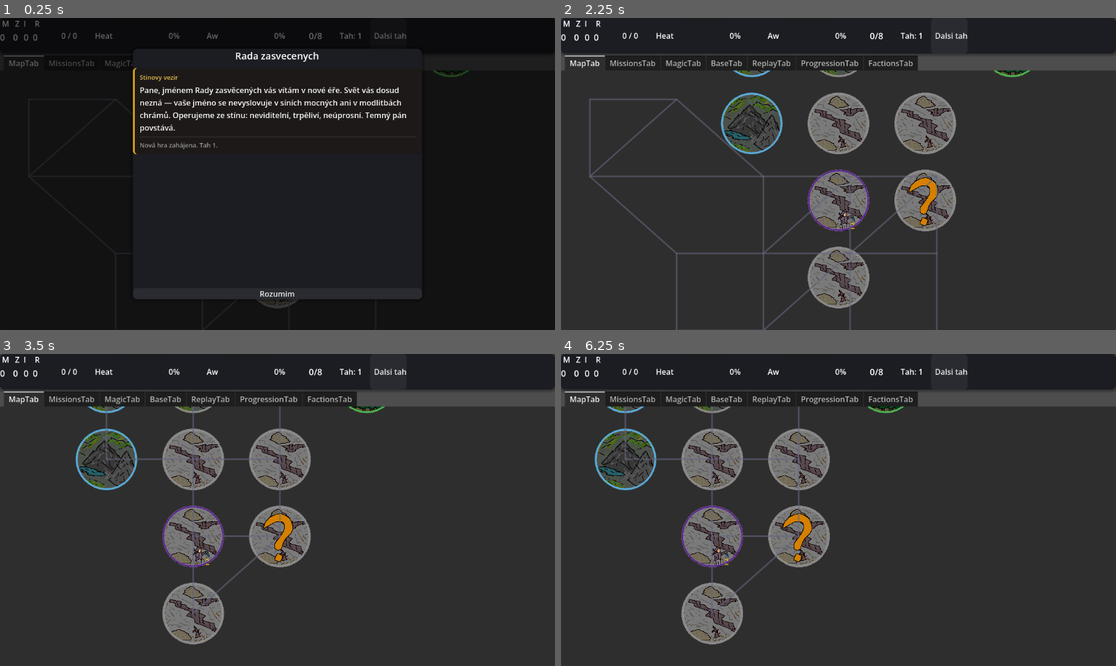
Above: before the commit, frames 1-4 (two rows, left to right).
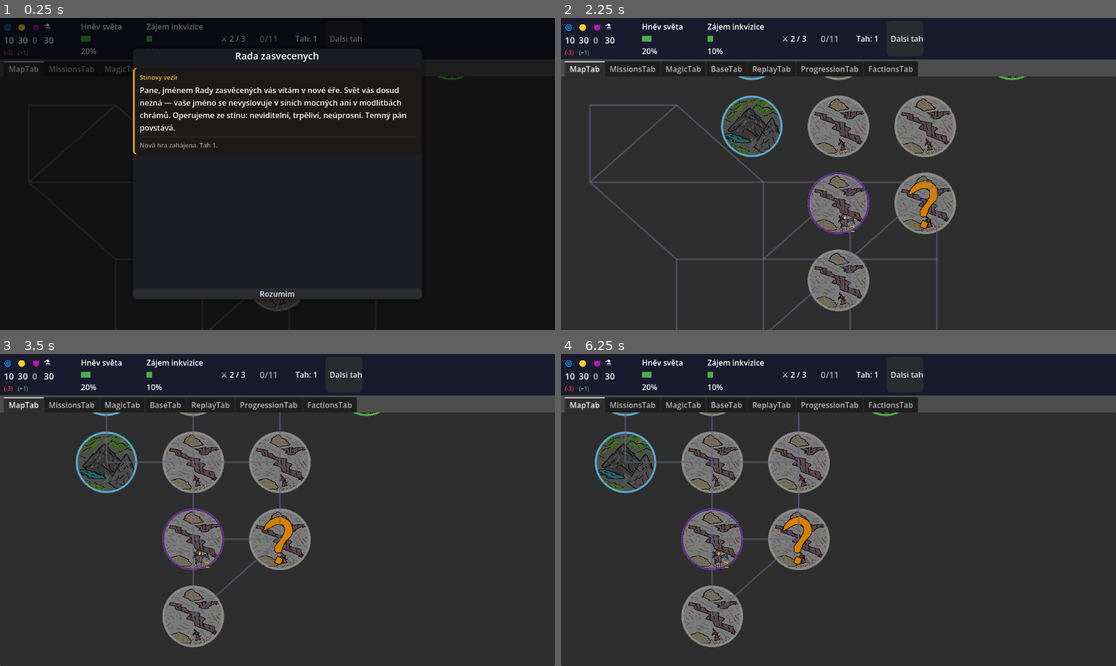
Above: after the commit, the same moments.

Repository: HannibalCZ/dark-lord
Game: Godot game, scene res://scenes/Main.tscn
The game is run twice, just before and just after one commit, with the same random seed, the same clock (stepped at 60 frames per second) and the same inputs.
Inputs (mouse positions are in pixels of both pictures, inside the frame that each line leads up to):
- Up to frame 1 (0.25 s): no input
- Up to frame 2 (2.25 s): click "Dalsi tah" at 0.5 s; click (749, 46) at 1.27 s; click "Rozumim" at 2 s
- Up to frame 3 (3.5 s): tap Enter at 2.75 s; move the mouse to (399, 494) at 2.77 s; hold D from 2.78 s (still down)
- Up to frame 4 (6.25 s): move the mouse to (727, 525) at 3.52 s; release D at 3.53 s; hold S 3.53-4.28 s; move the mouse to (894, 441) at 4.27 s; hold D 4.28-5.03 s; move the mouse to (810, 572) at 5.02 s; hold W 5.03-5.78 s; move the mouse to (1005, 556) at 5.77 s; hold A from 5.78 s (still down)

The runs differ from the first frame. In frame 1, 1.3% of the frame differs, in the area x 0-85%, y 0-94%; in frame 2, 12%, in the area x 0-100%, y 0-100%; in frame 3, 10%; in frame 4, 10%.
Error before the commit: Parse Error: Identifier "TopBar" not declared in the current scope. (res://scripts/ui/TopBar.gd:43)

Commit message:
chore(v0.05): WIP snapshot — CLAUDE.md v18, TopBar UI, Balance explorer fix
Co-Authored-By: Claude Sonnet 4.6 <noreply@anthropic.com>

Diff:
--- a/scenes/ui/RegionTile.tscn
+++ b/scenes/ui/RegionTile.tscn
@@ -1,9 +1,10 @@
-[gd_scene load_steps=6 format=3 uid="uid://bwg2fwkr5ae6g"]
+[gd_scene load_steps=7 format=3 uid="uid://bwg2fwkr5ae6g"]
 
 [ext_resource type="Script" uid="uid://p224r28ko4ej" path="res://scripts/ui/RegionTile.gd" id="1_3b7ur"]
 [ext_resource type="Texture2D" uid="uid://kjln75mk5yg3" path="res://art/ui/corruption_overlay.png" id="2_jel24"]
 [ext_resource type="Texture2D" uid="uid://cyw6jwqalmni0" path="res://art/ui/tag.png" id="2_otno6"]
 [ext_resource type="Texture2D" uid="uid://dm681fk2jwqub" path="res://art/ui/secret.png" id="4_7kug1"]
+[ext_resource type="Texture2D" uid="uid://b62kvqxd4m20y" path="res://images/crest.png" id="5_5te6x"]
 [ext_resource type="Texture2D" uid="uid://bgfdu2fb83wwy" path="res://art/ui/orc_camp.png" id="5_jnrrv"]
 
 [node name="RegionTile" type="Control"]
@@ -123,14 +124,15 @@
 stretch_mode = 3
 
 [node name="OrgIcon" type="TextureRect" parent="Overlay"]
+visible = false
 layout_mode = 1
 offset_left = 2.0
 offset_top = 2.0
 offset_right = 26.0
 offset_bottom = 26.0
 mouse_filter = 2
+texture = ExtResource("5_5te6x")
 stretch_mode = 5
-visible = false
 
 [node name="LairIcon" type="TextureRect" parent="Overlay"]
 layout_mode = 1
--- a/scenes/ui/TopBar.tscn
+++ b/scenes/ui/TopBar.tscn
@@ -19,7 +19,7 @@
 [node name="Icon" type="Label" parent="HBoxContainer/Resources/ManaBlock"]
 layout_mode = 2
 theme_override_font_sizes/font_size = 16
-text = " M"
+text = "🌀"
 
 [node name="Value" type="Label" parent="HBoxContainer/Resources/ManaBlock"]
 layout_mode = 2
@@ -37,7 +37,7 @@
 [node name="Icon" type="Label" parent="HBoxContainer/Resources/ZlatoBlock"]
 layout_mode = 2
 theme_override_font_sizes/font_size = 16
-text = " Z"
+text = "🟡"
 
 [node name="Value" type="Label" parent="HBoxContainer/Resources/ZlatoBlock"]
 layout_mode = 2
@@ -55,7 +55,7 @@
 [node name="Icon" type="Label" parent="HBoxContainer/Resources/HanebnostBlock"]
 layout_mode = 2
 theme_override_font_sizes/font_size = 16
-text = "I"
+text = "😈"
 
 [node name="Value" type="Label" parent="HBoxContainer/Resources/HanebnostBlock"]
 layout_mode = 2
@@ -73,7 +73,7 @@
 [node name="Icon" type="Label" parent="HBoxContainer/Resources/VyzkumBlock"]
 layout_mode = 2
 theme_override_font_sizes/font_size = 16
-text = " R"
+text = "⚗️"
 
 [node name="Value" type="Label" parent="HBoxContainer/Resources/VyzkumBlock"]
 layout_mode = 2
@@ -86,6 +86,55 @@
 theme_override_font_sizes/font_size = 12
 
 [node name="VSeparator" type="VSeparator" parent="HBoxContainer"]
+modulate = Color(1, 0.239216, 1, 1)
+z_index = -1
+layout_mode = 2
+
+[node name="VSeparator2" type="VSeparator" parent="HBoxContainer"]
+layout_mode = 2
+
+[node name="HeatSection" type="VBoxContainer" parent="HBoxContainer"]
+layout_mode = 2
+theme_override_constants/separation = 8
+
+[node name="HeatIcon" type="Label" parent="HBoxContainer/HeatSection"]
+layout_mode = 2
+text = "Hněv světa"
+
+[node name="HeatBar" type="ProgressBar" parent="HBoxContainer/HeatSection"]
+custom_minimum_size = Vector2(100, 12)
+layout_mode = 2
+size_flags_horizontal = 3
+show_percentage = false
+
+[node name="HeatValue" type="Label" parent="HBoxContainer/HeatSection"]
+layout_mode = 2
+mouse_filter = 1
+text = "0%"
+
+[node name="VSeparator6" type="VSeparator" parent="HBoxContainer"]
+layout_mode = 2
+
+[node name="AwarenessSection" type="VBoxContainer" parent="HBoxContainer"]
+layout_mode = 2
+theme_override_constants/separation = 8
+
+[node name="AwarenessIcon" type="Label" parent="HBoxContainer/AwarenessSection"]
+layout_mode = 2
+text = "Zájem inkvizice"
+
+[node name="AwarenessBar" type="ProgressBar" parent="HBoxContainer/AwarenessSection"]
+custom_minimum_size = Vector2(100, 12)
+layout_mode = 2
+size_flags_horizontal = 3
+show_percentage = false
+
+[node name="AwarenessValue" type="Label" parent="HBoxContainer/AwarenessSection"]
+layout_mode = 2
+mouse_filter = 1
+text = "0%"
+
+[node name="VSeparator5" type="VSeparator" parent="HBoxContainer"]
 layout_mode = 2
 
 [node name="Units" type="HBoxContainer" parent="HBoxContainer"]
@@ -95,54 +144,6 @@
 [node name="UnitsLabel" type="Label" parent="HBoxContainer/Units"]
 layout_mode = 2
 text = "  0 / 0"
-
-[node name="VSeparator2" type="VSeparator" parent="HBoxContainer"]
-layout_mode = 2
-
-[node name="HeatSection" type="HBoxContainer" parent="HBoxContainer"]
-layout_mode = 2
-theme_override_constants/separation = 8
-
-[node name="HeatIcon" type="Label" parent="HBoxContainer/HeatSection"]
-layout_mode = 2
-text = "Heat"
-
-[node name="HeatBar" type="ProgressBar" parent="HBoxContainer/HeatSection"]
-custom_minimum_size = Vector2(100, 12)
-layout_mode = 2
-size_flags_horizontal = 3
-show_percentage = false
-
-[node name="HeatValue" type="Label" parent="HBoxContainer/HeatSection"]
-layout_mode = 2
-text = "0%"
-
-[node name="VSeparator3" type="VSeparator" parent="HBoxContainer"]
-layout_mode = 2
-
-[node name="VSeparator6" type="VSeparator" parent="HBoxContainer"]
-layout_mode = 2
-
-[node name="AwarenessSection" type="HBoxContainer" parent="HBoxContainer"]
-layout_mode = 2
-theme_override_constants/separation = 8
-
-[node name="AwarenessIcon" type="Label" parent="HBoxContainer/AwarenessSection"]
-layout_mode = 2
-text = "Aw"
-
-[node name="AwarenessBar" type="ProgressBar" parent="HBoxContainer/AwarenessSection"]
-custom_minimum_size = Vector2(100, 12)
-layout_mode = 2
-size_flags_horizontal = 3
-show_percentage = false
-
-[node name="AwarenessValue" type="Label" parent="HBoxContainer/AwarenessSection"]
-layout_mode = 2
-text = "0%"
-
-[node name="VSeparator5" type="VSeparator" parent="HBoxContainer"]
-layout_mode = 2
 
 [node name="ControlSection" type="HBoxContainer" parent="HBoxContainer"]
 layout_mode = 2
--- a/scripts/Balance.gd
+++ b/scripts/Balance.gd
@@ -515,7 +515,7 @@
 		"power": 1,
 		"recruit_cost": {},   # AI-only jednotka
 		"upkeep_cost": {},
-		"moves": 2,
+		"moves": 1,
 		"can_do": [],
 		# Průzkumník nemá mise — pohybuje se automaticky
 		# přes scout profil a generuje efekty při vstupu do regionu.
--- a/scripts/ui/TopBar.gd
+++ b/scripts/ui/TopBar.gd
@@ -40,10 +40,10 @@
 	_update_resource_block(hanebnost_block, faction.resources["infamy"],   0)
 	_update_resource_block(vyzkum_block,    faction.resources["research"], 0)
 
-	zlato_block.get_node("Value").tooltip_text = TopBar.build_economy_tooltip(
+	zlato_block.get_node("Value").tooltip_text = build_economy_tooltip(
 			GameState.economy_tracker.entries, "gold",
 			int(faction.resources["gold"]))
-	mana_block.get_node("Value").tooltip_text = TopBar.build_economy_tooltip(
+	mana_block.get_node("Value").tooltip_text = build_economy_tooltip(
 			GameState.economy_tracker.entries, "mana",
 			int(faction.resources["mana"]))
 
@@ -75,7 +75,7 @@
 func _update_heat_bar(value: int) -> void:
 	heat_bar.value = value
 	heat_value.text = "%d%%" % value
-	heat_value.tooltip_text = TopBar.build_breakdown_tooltip(
+	heat_value.tooltip_text = build_breakdown_tooltip(
 			GameState.heat_tracker.entries, "heat", value)
 	var style := StyleBoxFlat.new()
 	if value >= 100:
@@ -92,7 +92,7 @@
 func _update_awareness_bar(value: int) -> void:
 	awareness_bar.value = value
 	awareness_value.text = "%d%%" % value
-	awareness_value.tooltip_text = TopBar.build_breakdown_tooltip(
+	awareness_value.tooltip_text = build_breakdown_tooltip(
 			GameState.heat_tracker.entries, "awareness", value)
 	var style := StyleBoxFlat.new()
 	if value >= 100:
Not shown: 1 places in scenes/Main.tscn that only renumber resources
Not shown, changed: CLAUDE.md
